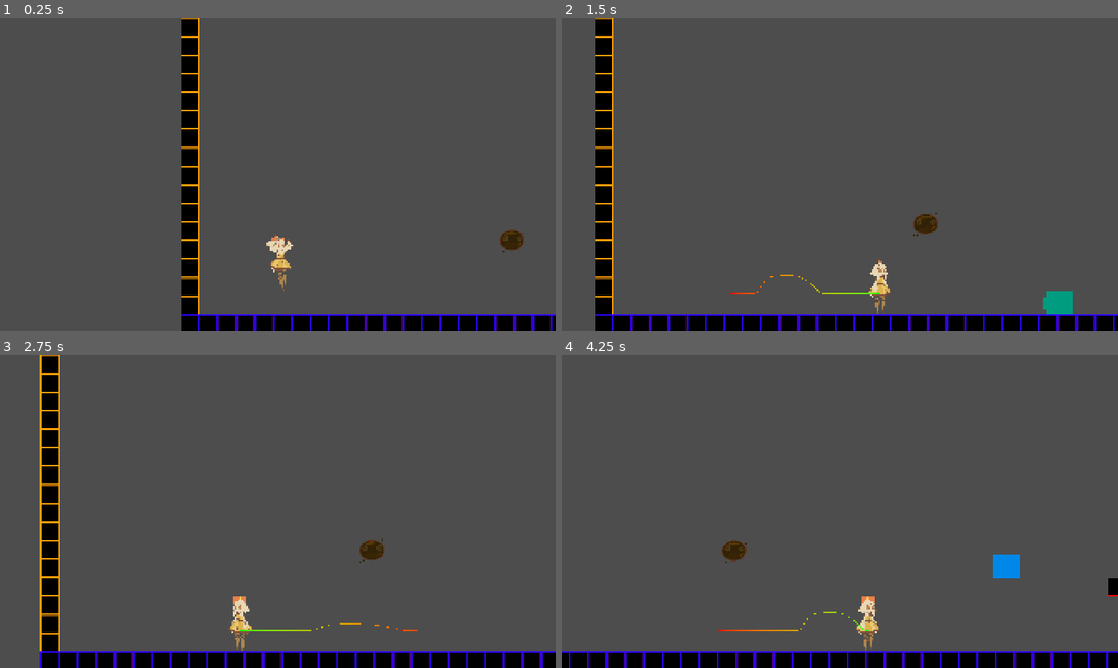
Above: before the commit, frames 1-4 (two rows, left to right).
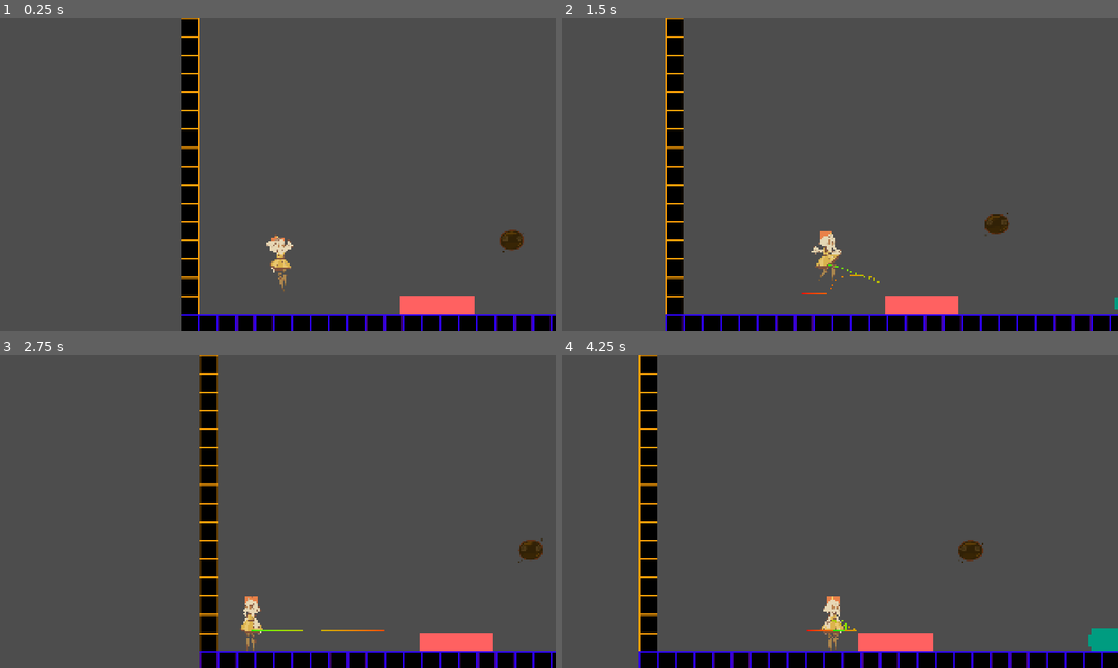
Above: after the commit, the same moments.

Repository: cmoll24/2025_IGC_Vela_Spark
Game: Godot game, scene res://src/levels/level_1V3.tscn
The game is run twice, just before and just after one commit, with the same random seed, the same clock (stepped at 60 frames per second) and the same inputs. This scene is started directly instead of the project's main scene.
Inputs (mouse positions are in pixels of both pictures, inside the frame that each line leads up to):
- Up to frame 1 (0.25 s): no input
- Up to frame 2 (1.5 s): tap Enter at 0.5 s; move the mouse to (962, 158) at 0.52 s; hold C (dash) 0.53-1.28 s; hold Right (move_right) from 0.53 s (still down); click (962, 158) at 0.67 s; tap Z (jump) at 0.77 s; move the mouse to (728, 190) at 1.27 s; tap C (dash) at 1.35 s
- Up to frame 3 (2.75 s): tap Z (jump) at 1.52 s; move the mouse to (333, 442) at 2.02 s; release Right (move_right) at 2.03 s; hold Left (move_left) from 2.03 s (still down); hold C (dash) from 2.03 s (still down)
- Up to frame 4 (4.25 s): move the mouse to (812, 574) at 2.77 s; release Left (move_left) at 2.78 s; release C (dash) at 2.78 s; hold Right (move_right) from 2.78 s (still down); tap C (dash) at 2.85 s; click (812, 574) at 2.92 s; tap Z (jump) at 3.02, 3.77 s; move the mouse to (1006, 558) at 3.52 s; hold C (dash) from 3.53 s (still down)

The runs differ from the first frame. In frame 1, 0.8% of the frame differs, in the area x 71-86%, y 88-95%; in frame 2, 10%; in frame 3, 11%, in the area x 7-100%, y 0-100%; in frame 4, 8.0%.
Error in both runs: Invalid access to property or key 'current_level' on a base object of type 'Nil'. (res://src/main/Globals.gd:23)

Commit message:
Enemies die to spikes

Diff:
--- a/2025-igc-boss/src/enemies/enemyArc/enemyArc.tscn
+++ b/2025-igc-boss/src/enemies/enemyArc/enemyArc.tscn
@@ -14,7 +14,7 @@
 
 [node name="enemy_hitbox" type="Area2D" parent="."]
 collision_layer = 4
-collision_mask = 2
+collision_mask = 10
 
 [node name="hitbox-colli_shape2d" type="CollisionShape2D" parent="enemy_hitbox"]
 shape = SubResource("RectangleShape2D_3lsh4")
--- a/2025-igc-boss/src/enemies/enemyBarrage/enemyBarrage.tscn
+++ b/2025-igc-boss/src/enemies/enemyBarrage/enemyBarrage.tscn
@@ -14,7 +14,7 @@
 
 [node name="enemy_hitbox" type="Area2D" parent="."]
 collision_layer = 4
-collision_mask = 2
+collision_mask = 10
 
 [node name="hitbox-colli_shape2d" type="CollisionShape2D" parent="enemy_hitbox"]
 shape = SubResource("RectangleShape2D_3lsh4")
--- a/2025-igc-boss/src/enemies/enemyCharge/enemeyCharge.tscn
+++ b/2025-igc-boss/src/enemies/enemyCharge/enemeyCharge.tscn
@@ -14,7 +14,7 @@
 
 [node name="enemy_hitbox" type="Area2D" parent="."]
 collision_layer = 4
-collision_mask = 2
+collision_mask = 10
 
 [node name="hitbox-colli_shape2d" type="CollisionShape2D" parent="enemy_hitbox"]
 shape = SubResource("RectangleShape2D_462bx")
--- a/2025-igc-boss/src/enemies/enemyController.gd
+++ b/2025-igc-boss/src/enemies/enemyController.gd
@@ -5,12 +5,13 @@
 @export var move_time : float = 3.0
 @export var speed : float = 200.0
 @export var activation_delay: float = 0.1
+@export var MAX_HEALTH = 1
 
 var direction = -1
 var timer = 0.0
 var active = false
 
-var health = 1
+var health = MAX_HEALTH
 
 var projectile
 
@@ -38,8 +39,9 @@
 #		summon_projectile()
 #		cooldown = 5.0
 
-func collide(_body: Node2D) -> void:
-	pass
+func collide(body: Node2D) -> void:
+	if body.is_in_group("obstacles"):
+		take_damage(MAX_HEALTH)
 	#if body is Player:
 	#	body.damage(self)
 
--- a/2025-igc-boss/src/enemies/enemyFall/enemeyFall.tscn
+++ b/2025-igc-boss/src/enemies/enemyFall/enemeyFall.tscn
@@ -14,7 +14,7 @@
 
 [node name="enemy_hitbox" type="Area2D" parent="."]
 collision_layer = 4
-collision_mask = 2
+collision_mask = 10
 
 [node name="hitbox-colli_shape2d" type="CollisionShape2D" parent="enemy_hitbox"]
 shape = SubResource("RectangleShape2D_462bx")
--- a/2025-igc-boss/src/enemies/enemyLaser/enemeyLaser.tscn
+++ b/2025-igc-boss/src/enemies/enemyLaser/enemeyLaser.tscn
@@ -14,7 +14,7 @@
 
 [node name="enemy_hitbox" type="Area2D" parent="."]
 collision_layer = 4
-collision_mask = 2
+collision_mask = 10
 
 [node name="hitbox-colli_shape2d" type="CollisionShape2D" parent="enemy_hitbox"]
 shape = SubResource("RectangleShape2D_6ct2l")
--- a/2025-igc-boss/src/enemies/enemyStatic/enemeyStatic.tscn
+++ b/2025-igc-boss/src/enemies/enemyStatic/enemeyStatic.tscn
@@ -30,7 +30,7 @@
 
 [node name="enemy_hitbox" type="Area2D" parent="."]
 collision_layer = 4
-collision_mask = 2
+collision_mask = 10
 
 [node name="hitbox-colli_shape2d" type="CollisionShape2D" parent="enemy_hitbox"]
 shape = SubResource("RectangleShape2D_462bx")
--- a/2025-igc-boss/src/levels/level_1V3.tscn
+++ b/2025-igc-boss/src/levels/level_1V3.tscn
@@ -1,7 +1,8 @@
-[gd_scene load_steps=16 format=4 uid="uid://dp3i36qxl3hlk"]
+[gd_scene load_steps=17 format=4 uid="uid://dp3i36qxl3hlk"]
 
 [ext_resource type="Script" uid="uid://c5lrvtf7k18k6" path="res://src/levels/level.gd" id="1_lumac"]
 [ext_resource type="Texture2D" uid="uid://dgxkgog6itxut" path="res://assets/debug/debug_background.jpg" id="2_yy8bf"]
+[ext_resource type="PackedScene" uid="uid://gsv221h3cqya" path="res://src/obstacles/Spikes.tscn" id="3_2p8e8"]
 [ext_resource type="PackedScene" uid="uid://blrpedy6a2wjq" path="res://src/enemies/enemyArc/enemyArc.tscn" id="4_kf2bk"]
 [ext_resource type="PackedScene" uid="uid://ckeyt2issfig3" path="res://src/enemies/enemyStatic/enemeyStatic.tscn" id="4_lumac"]
 [ext_resource type="PackedScene" uid="uid://xw52pno6uah0" path="res://src/enemies/enemyFall/enemeyFall.tscn" id="5_8t5b4"]
@@ -49,6 +50,12 @@
 offset_bottom = 1017.0
 texture = ExtResource("2_yy8bf")
 stretch_mode = 1
+
+[node name="Obstacles" type="Node2D" parent="."]
+
+[node name="Spikes" parent="Obstacles" instance=ExtResource("3_2p8e8")]
+position = Vector2(309, 957)
+scale = Vector2(4, 1)
 
 [node name="Enemies" type="Node2D" parent="."]
 position = Vector2(388, 659)
